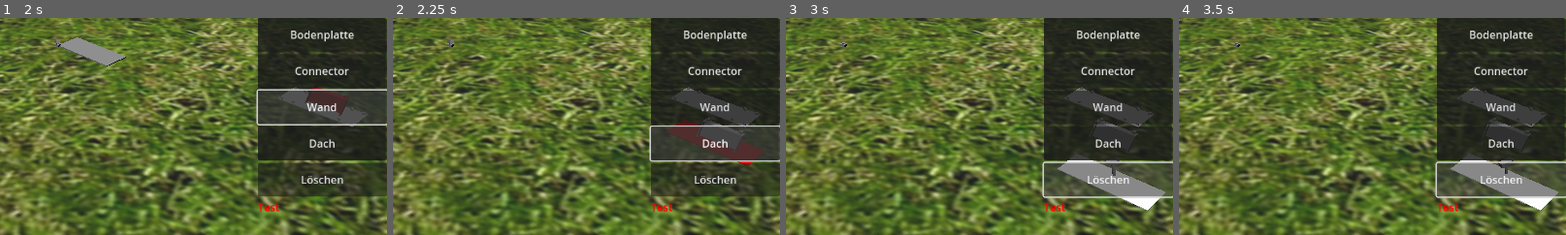
Above: before the commit, frames 1-4 (left to right).
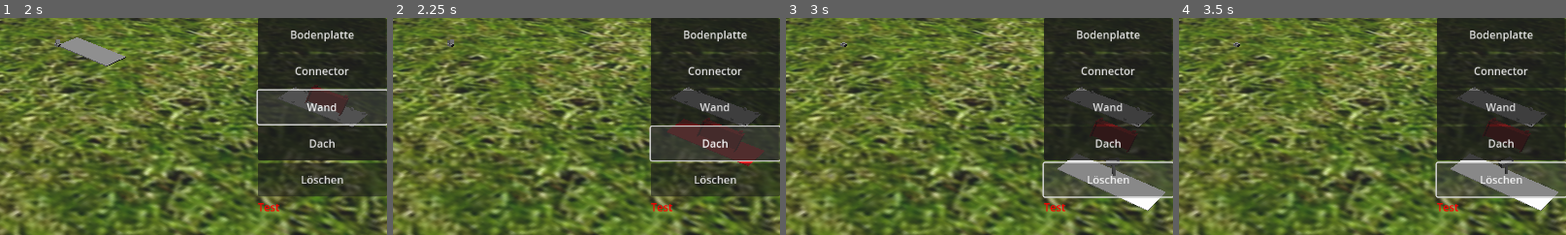
Above: after the commit, the same moments.

Repository: eduardoProggt/DKGBBMT
Game: Godot game, scene res://main_scene.tscn
Two runs of this game, one before a commit and one after it. Both use one fixed random seed, a clock stepped at 60 frames per second and the inputs below.
Inputs:
- Up to frame 1 (2 s): click "Bodenplatte" at 0.5 s; click "Wand" at 1.25 s
- Up to frame 2 (2.25 s): click "Dach" at 2 s
- Up to frame 3 (3 s): click "Löschen" at 2.75 s
- Up to frame 4 (3.5 s): no input
The pictures show only the part of the screen within x 50-100%, y 0-50%; the shares and areas given below are measured in that part.

Frame 1 is identical in both runs. In frame 2, 0.8% of the frame differs, in the area x 78-91%, y 45-63%; in frame 3, 0.2%; in frame 4, 0.2%.

Commit message:
Collider unterhalb des Bodens, damit man keine Wände mehr im Boden setzen kann

Diff:
--- a/main_scene.tscn
+++ b/main_scene.tscn
@@ -18,6 +18,9 @@
 
 [sub_resource type="BoxMesh" id="BoxMesh_g50af"]
 material = SubResource("StandardMaterial3D_bbsfd")
+
+[sub_resource type="BoxShape3D" id="BoxShape3D_fpq7b"]
+size = Vector3(200, 1, 200)
 
 [sub_resource type="LabelSettings" id="LabelSettings_owe14"]
 font_color = Color(1, 0, 0, 1)
@@ -53,6 +56,12 @@
 material_override = SubResource("StandardMaterial3D_6vypv")
 mesh = SubResource("BoxMesh_g50af")
 skeleton = NodePath("../..")
+
+[node name="BelowGroundArea3D" type="Area3D" parent="FlatGround"]
+
+[node name="CollisionShape3D" type="CollisionShape3D" parent="FlatGround/BelowGroundArea3D"]
+transform = Transform3D(1, 0, 0, 0, 1, 0, 0, 0, 1, 0, -0.2, 0)
+shape = SubResource("BoxShape3D_fpq7b")
 
 [node name="Control" type="Control" parent="."]
 layout_mode = 3
Not shown: 1 places in main_scene.tscn that only renumber resources
